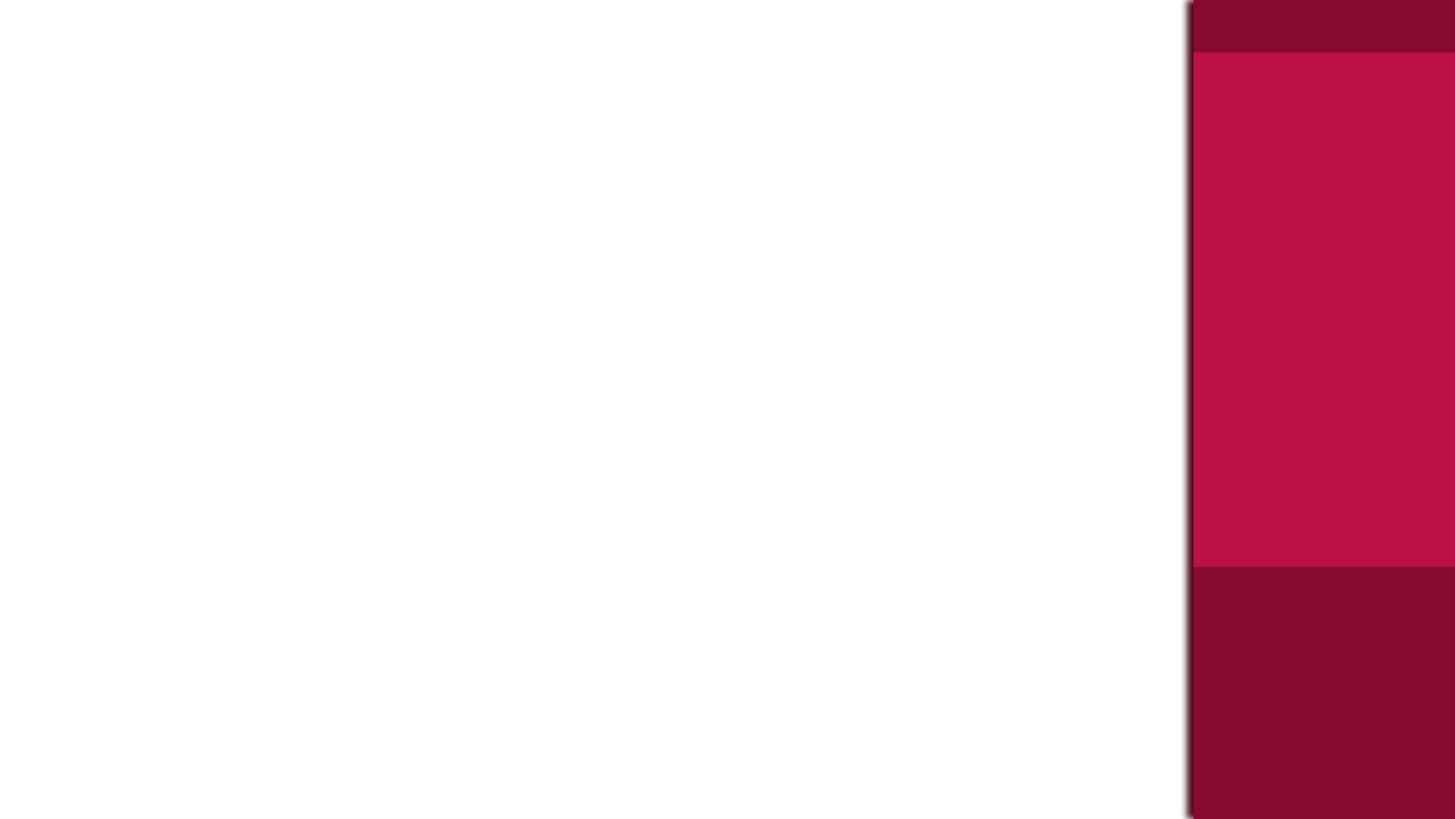
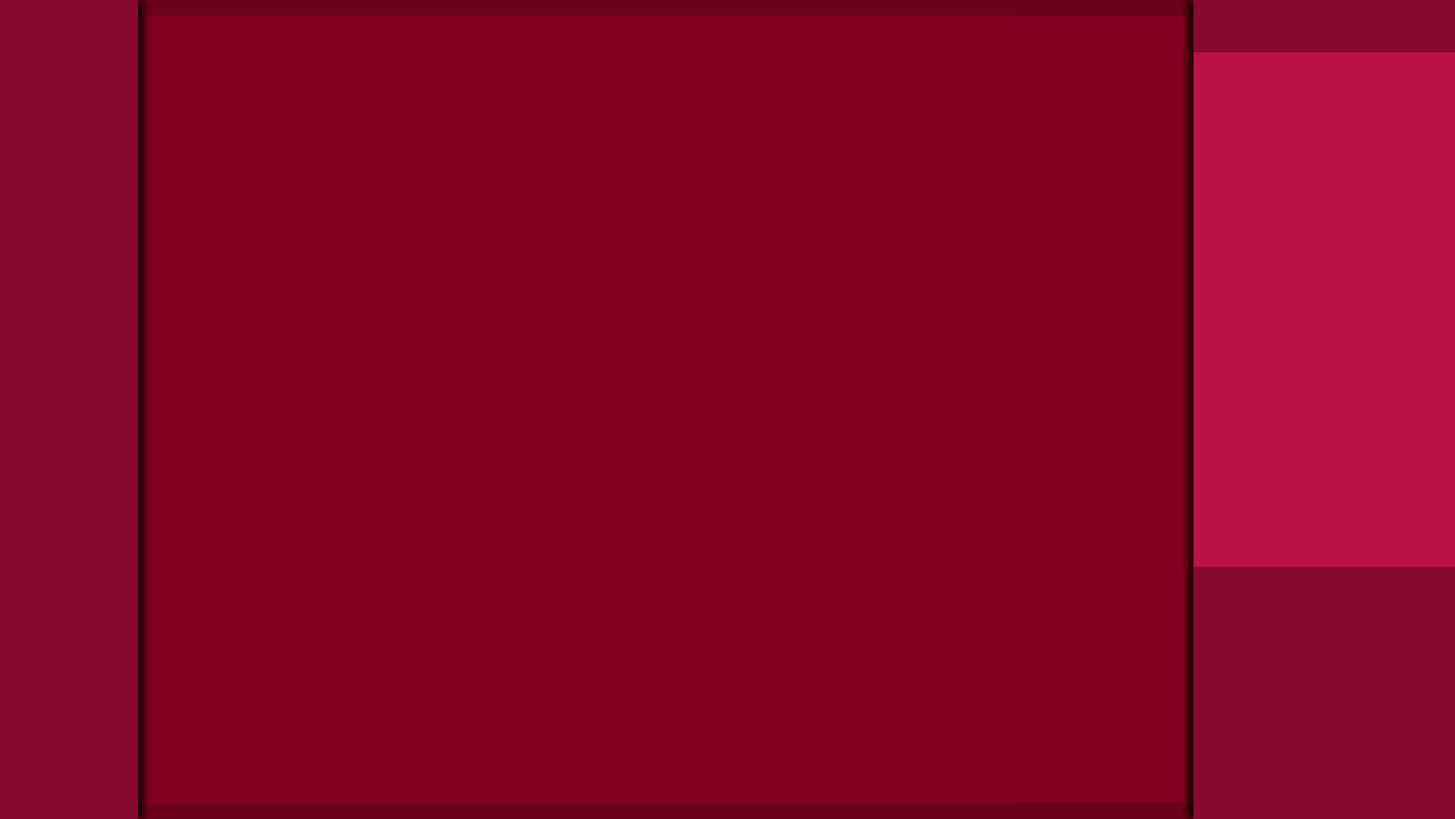
Before/after of a 1455px x 819px layered artwork. What changed in the layer stack:
added layer "Layer 3" above "Layer 2" over (0, 0, 138, 819)
added layer "Layer 2" above "Layer 0" over (0, 0, 1194, 819)
